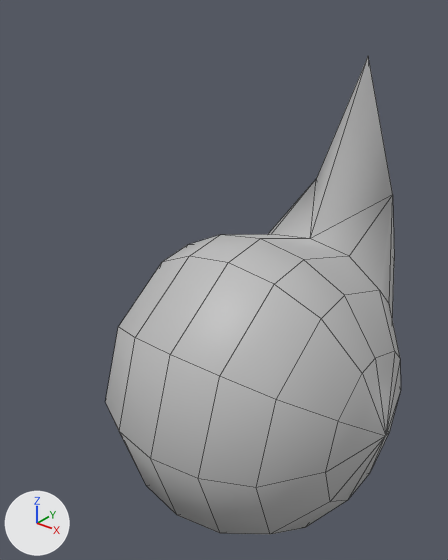
What one commit did to the FBX model Assets/Models/Cock.fbx.
Rendered twice from a camera (50 mm lens) standing at (0.0794, -0.1009, 0.1222) and looking at (-0.0071, 0.0073, 0.0551). Every picture has the same lights, and +X, +Y and +Z are marked at lower left. Mesh edges are drawn as thin lines. Where no turn or scale is listed for an object, it has been applied to the vertices.

The first picture shows 'Body'.
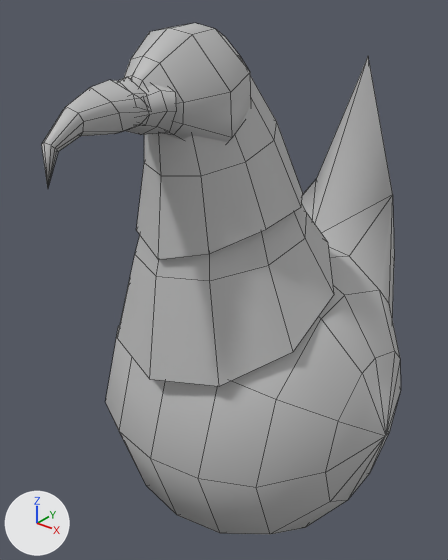
Commit message: No more cock ups

Boxes [x1, y1, x2, y2] around the edits, measured in the pictures (448 x 560 px):
'LowerNeck', added
    after: [117, 205, 334, 386]
'UpperNeck', added
    after: [137, 76, 303, 259]
'Head', added
    after: [124, 23, 251, 142]
'beak_long', added
    after: [41, 80, 146, 189]
'beak_fat', added
    after: [126, 85, 176, 135]
'beak_short', added
    after: [118, 77, 149, 111]

The change, as a list of edits to the scene's bpy script:
```text
Add me_mesh_006:
    me_mesh_006.from_pydata(...)  # 33 vertices, 30 faces; spans x -0.0075..0.0075, y -0.0042..0.0057, z 0.001..0.0124
    me_mesh_006.materials.append(mat_lambert1)  # grey #bcbcbc
Add me_mesh_004:
    me_mesh_004.from_pydata(...)  # 40 vertices, 38 faces; spans x -0.00459..0.00459, y -0.00403..0.00613, z 0.00098..0.00908
    me_mesh_004.materials.append(mat_lambert1)  # grey #bcbcbc
Add me_mesh_003:
    me_mesh_003.from_pydata(...)  # 52 vertices, 60 faces; spans x -0.0116..0.0116, y -0.0168..0.009, z -0.0111..0.0122
    me_mesh_003.materials.append(mat_lambert1)  # grey #bcbcbc
Add me_mesh_002:
    me_mesh_002.from_pydata(...)  # 50 vertices, 40 faces; spans x -0.0157..0.0157, y -0.0176..0.0225, z 0.0016..0.0416
    me_mesh_002.materials.append(mat_lambert1)  # grey #bcbcbc
Add me_mesh_005:
    me_mesh_005.from_pydata(...)  # 40 vertices, 38 faces; spans x -0.0046..0.0046, y -0.01..0.0122, z -0.0014..0.0133
    me_mesh_005.materials.append(mat_lambert1)  # grey #bcbcbc
Add me_mesh_001:
    me_mesh_001.from_pydata(...)  # 40 vertices, 30 faces; spans x -0.0241..0.0241, y -0.039..0.0111, z 0.0068..0.0468
    me_mesh_001.materials.append(mat_lambert1)  # grey #bcbcbc
Add ob_beak_fat:
    ob_beak_fat = bpy.data.objects.new('beak_fat', me_mesh_006)
    ob_beak_fat.location = (0.0, -0.0277, 0.0964)
Add ob_beak_short:
    ob_beak_short = bpy.data.objects.new('beak_short', me_mesh_004)
    ob_beak_short.location = (0.0002, -0.0321, 0.0986)
Add ob_head:
    ob_head = bpy.data.objects.new('Head', me_mesh_003)
    ob_head.location = (0.0003, -0.0108, 0.1029)
Add ob_upperneck:
    ob_upperneck = bpy.data.objects.new('UpperNeck', me_mesh_002)
    ob_upperneck.location = (0.0002, -0.0048, 0.0714)
Add ob_beak_long:
    ob_beak_long = bpy.data.objects.new('beak_long', me_mesh_005)
    ob_beak_long.location = (0.0, -0.0354, 0.0942)
Add ob_lowerneck:
    ob_lowerneck = bpy.data.objects.new('LowerNeck', me_mesh_001)
    ob_lowerneck.location = (-0.0004, 0.013, 0.0398)
```
